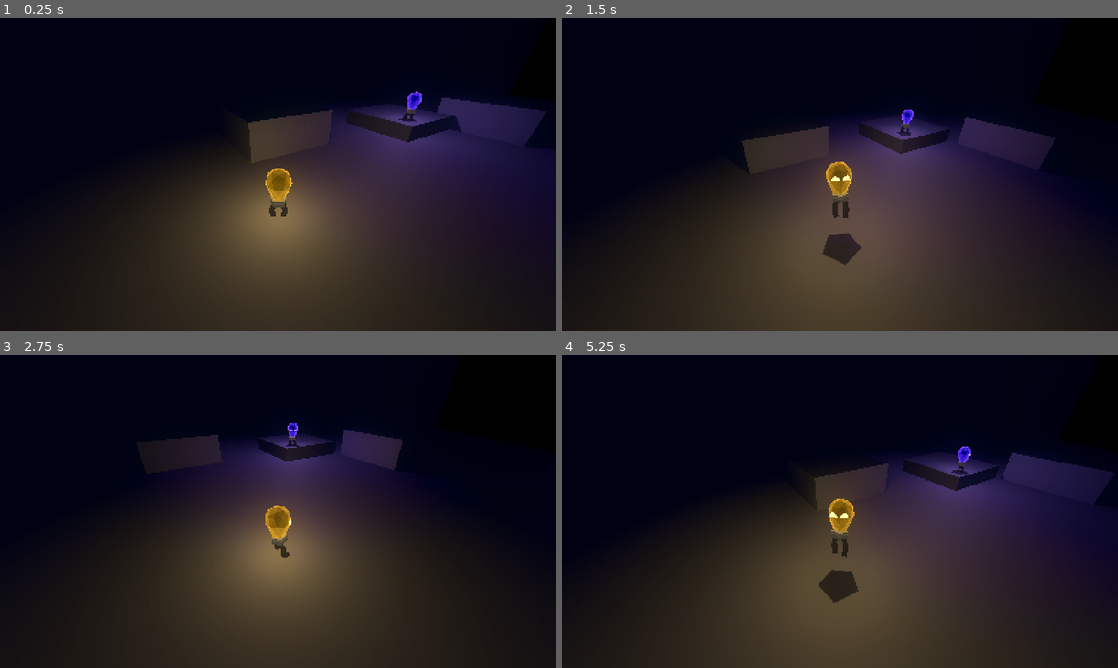
Above: before the commit, frames 1-4 (two rows, left to right).
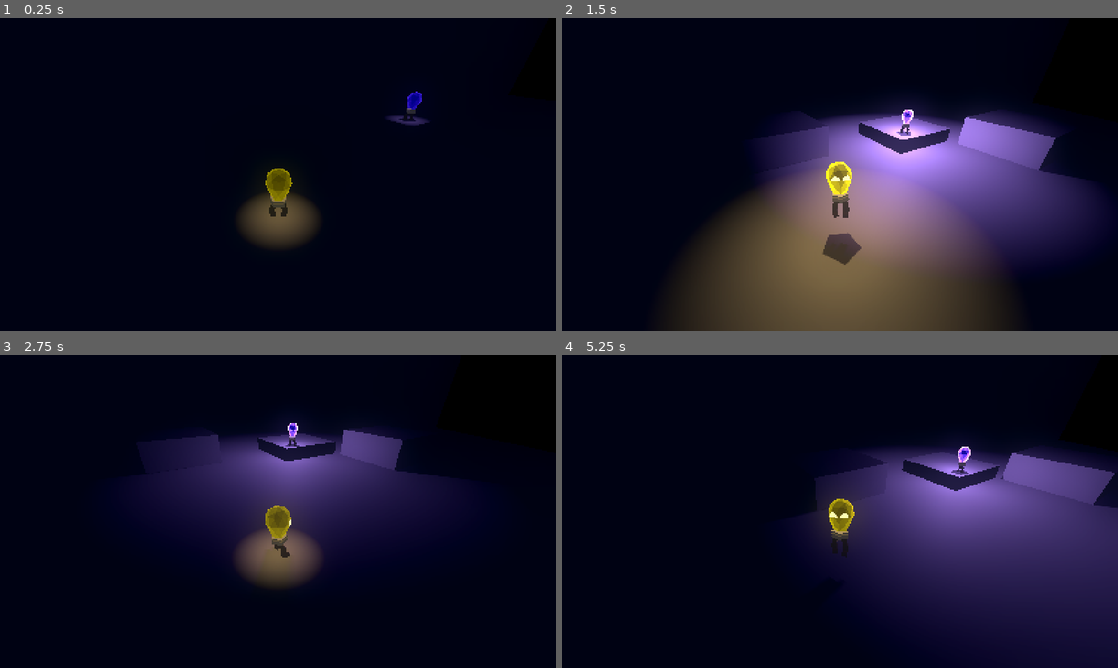
Above: after the commit, the same moments.

Repository: LowPolyFreak/EllieDeesAdventure
Game: Godot game, scene res://Scenes/main.tscn
The game is run twice, just before and just after one commit, with the same random seed, the same clock (stepped at 60 frames per second) and the same inputs.
Inputs:
- Up to frame 1 (0.25 s): no input
- Up to frame 2 (1.5 s): hold D (right_p1) 0.53-1.28 s; hold Shift (glow_p1) 0.53-1.28 s; tap Space (jump_p1) at 0.77 s; tap Keypad 0 (glow_p2) at 0.8, 1.35 s; hold S (down_p1) from 1.28 s (still down)
- Up to frame 3 (2.75 s): tap Space (jump_p1) at 1.52 s; tap Shift (glow_p1) at 1.55 s; release S (down_p1) at 2.03 s; hold D (right_p1) from 2.03 s (still down); hold Keypad 0 (glow_p2) from 2.03 s (still down); tap Down (down_p2) at 2.1 s
- Up to frame 4 (5.25 s): release D (right_p1) at 2.78 s; release Keypad 0 (glow_p2) at 2.78 s; hold W (up_p1) 2.78-3.53 s; tap Shift (glow_p1) at 2.85, 4.55 s; tap Space (jump_p1) at 3.02, 3.77, 4.52 s; hold Keypad 0 (glow_p2) 3.53-4.28 s; hold A (left_p1) 3.53-5.03 s; tap Left (left_p2) at 4.35 s; hold S (down_p1) from 5.03 s (still down); hold Keypad 0 (glow_p2) from 5.03 s (still down); tap Right (right_p2) at 5.1 s

The runs differ from the first frame. In frame 1, 50% of the frame differs, in the area x 8-100%, y 23-100%; in frame 2, 36%; in frame 3, 42%; in frame 4, 51%, in the area x 0-100%, y 29-100%.

Commit message:
Glow first pass

Diff:
--- a/Material/bulb.tres
+++ b/Material/bulb.tres
@@ -5,7 +5,7 @@
 [resource]
 render_priority = 0
 shader = ExtResource("1_bkqvd")
-shader_parameter/albedo = Color(0.244646, 0.169268, 0, 1)
-shader_parameter/fresnel_color = Color(1, 0.721009, 0.2273, 1)
-shader_parameter/intensity = 0.7
+shader_parameter/albedo = Color(0.209404, 0.186939, 1.20327e-07, 1)
+shader_parameter/fresnel_color = Color(0.854609, 0.797432, 0, 1)
+shader_parameter/intensity = 0.5
 shader_parameter/amount = 1.0
--- a/Material/bulb_uv.tres
+++ b/Material/bulb_uv.tres
@@ -7,5 +7,5 @@
 shader = ExtResource("1_tm0m2")
 shader_parameter/albedo = Color(0, 0, 0.44, 1)
 shader_parameter/fresnel_color = Color(0.6745, 0.37, 1, 1)
-shader_parameter/intensity = 1.0
-shader_parameter/amount = 0.8
+shader_parameter/intensity = 0.5
+shader_parameter/amount = 1.0
--- a/Scenes/ellie.tscn
+++ b/Scenes/ellie.tscn
@@ -120,17 +120,17 @@
 [node name="EllieModel" parent="." instance=ExtResource("2_mu1gt")]
 
 [node name="Skeleton3D" parent="EllieModel/Armature" index="0"]
-bones/0/position = Vector3(0.0115135, 0.476884, -0.0286268)
-bones/0/rotation = Quaternion(-0.00746549, -0.00198191, -0.00146914, 0.999969)
-bones/1/rotation = Quaternion(0.0570156, -0.149089, 0.971128, 0.177291)
+bones/0/position = Vector3(0.00799516, 0.489715, -0.0159125)
+bones/0/rotation = Quaternion(0.00274923, -0.000838283, -0.000818663, 0.999996)
+bones/1/rotation = Quaternion(0.0525817, -0.138982, 0.975834, 0.160212)
 bones/1/scale = Vector3(1, 1, 1)
-bones/2/rotation = Quaternion(0.473837, -0.00377819, 0.221467, 0.852301)
-bones/3/rotation = Quaternion(-0.871201, -0.0167913, -0.0268572, 0.489904)
+bones/2/rotation = Quaternion(0.438067, -0.00388017, 0.204749, 0.875306)
+bones/3/rotation = Quaternion(-0.852034, -0.0288166, -0.0355077, 0.521485)
 bones/3/scale = Vector3(1, 1, 1)
-bones/4/rotation = Quaternion(-0.0375488, -0.155598, 0.976119, -0.14687)
+bones/4/rotation = Quaternion(-0.0407878, -0.142568, 0.978963, -0.140151)
 bones/4/scale = Vector3(1, 1, 1)
-bones/5/rotation = Quaternion(0.482438, 0.00375203, -0.225487, 0.846401)
-bones/6/rotation = Quaternion(-0.877804, 0.0212022, 0.06404, 0.474247)
+bones/5/rotation = Quaternion(0.444004, 0.00386398, -0.207524, 0.871653)
+bones/6/rotation = Quaternion(-0.85673, 0.0307697, 0.0601971, 0.511316)
 bones/6/scale = Vector3(1, 1, 1)
 bones/7/position = Vector3(-0.187498, 0.245262, -0.282433)
 bones/8/position = Vector3(-0.170884, 0.0506439, 0.0332276)
@@ -143,7 +143,11 @@
 bones/10/scale = Vector3(1, 1, 1)
 
 [node name="BoneAttachment3D" parent="EllieModel/Armature/Skeleton3D" index="0"]
-transform = Transform3D(0.999988, 0.00296778, -0.00394176, -0.0029086, 0.999884, 0.0149363, 0.00398563, -0.0149247, 0.999881, 0.0115135, 0.476884, -0.0286268)
+transform = Transform3D(0.999997, 0.00163271, -0.00168106, -0.00164193, 0.999984, -0.00549706, 0.00167206, 0.00549981, 0.999983, 0.00799516, 0.489715, -0.0159125)
+
+[node name="OmniLight3D" parent="EllieModel/Armature/Skeleton3D/BoneAttachment3D" index="0"]
+light_energy = 0.25
+omni_range = 2.0
 
 [node name="Bulb" parent="EllieModel/Armature/Skeleton3D" index="1"]
 mesh = SubResource("ArrayMesh_so272")
--- a/Scenes/main.tscn
+++ b/Scenes/main.tscn
@@ -40,6 +40,21 @@
 [sub_resource type="ConcavePolygonShape3D" id="ConcavePolygonShape3D_ts4oa"]
 data = PackedVector3Array(-2.5, 1, 2.5, 2.5, 1, 2.5, -2.5, -1, 2.5, 2.5, 1, 2.5, 2.5, -1, 2.5, -2.5, -1, 2.5, 2.5, 1, - …(428 unchanged characters)…
 
+[sub_resource type="Animation" id="Animation_mrj8u"]
+length = 0.001
+tracks/0/type = "value"
+tracks/0/imported = false
+tracks/0/enabled = true
+tracks/0/path = NodePath(".:position")
+tracks/0/interp = 1
+tracks/0/loop_wrap = true
+tracks/0/keys = {
+"times": PackedFloat32Array(0),
+"transitions": PackedFloat32Array(1),
+"update": 0,
+"values": [Vector3(8.22636, 1, -3.33793)]
+}
+
 [sub_resource type="Animation" id="Animation_8w1xf"]
 resource_name = "new_animation"
 length = 4.0
@@ -55,21 +70,6 @@
 "transitions": PackedFloat32Array(1, 1, 1),
 "update": 0,
 "values": [Vector3(8.22636, 1, -3.33793), Vector3(9.81005, 1, -0.663364), Vector3(8.22636, 1, -3.33793)]
-}
-
-[sub_resource type="Animation" id="Animation_mrj8u"]
-length = 0.001
-tracks/0/type = "value"
-tracks/0/imported = false
-tracks/0/enabled = true
-tracks/0/path = NodePath(".:position")
-tracks/0/interp = 1
-tracks/0/loop_wrap = true
-tracks/0/keys = {
-"times": PackedFloat32Array(0),
-"transitions": PackedFloat32Array(1),
-"update": 0,
-"values": [Vector3(8.22636, 1, -3.33793)]
 }
 
 [sub_resource type="AnimationLibrary" id="AnimationLibrary_uhvqq"]
--- a/Scripts/player.gd
+++ b/Scripts/player.gd
@@ -4,15 +4,24 @@
 @export var rotation_speed := 2
 @export var player_1 := true
 
-@onready var ellie_model = $EllieModel
+@export var default_energy = 0.5
+@export var glow_energy = 2.0
+@export var default_light_range = 2
+@export var glow_light_range = 15
+
 @onready var animation_tree = $AnimationTree
 @onready var camera_follow = $SpringArmPivot/SpringArm3D/CameraFollow
+@onready var omni_light_3d = $EllieModel/Armature/Skeleton3D/BoneAttachment3D/OmniLight3D
+@onready var ellie_model = $EllieModel
+@onready var bulb_mat = $EllieModel/Armature/Skeleton3D/Bulb.get_active_material(1) as ShaderMaterial
 
 const SPEED = 5.0
 const JUMP_VELOCITY = 12
 
 var last_direction = Vector3.FORWARD
 var in_air = false
+
+var starting_glow = false
 
 func _ready():
 	if !player_1:
@@ -58,6 +67,24 @@
 
 	move_and_slide()
 
+	if bool(Input.is_action_pressed("glow_p1") and player_1) or bool(Input.is_action_pressed("glow_p2") and !player_1):
+		if !starting_glow:
+			omni_light_3d.light_energy = lerpf(omni_light_3d.light_energy, glow_energy + 10, delta * 30)
+			omni_light_3d.omni_range = lerpf(omni_light_3d.omni_range, glow_light_range + 1, delta * 30)
+			bulb_mat.set_shader_parameter("intensity", lerpf(bulb_mat.get_shader_parameter("intensity"), 7.0, delta * 30))
+			if omni_light_3d.light_energy >= glow_energy + 9:
+				starting_glow = true
+		else:
+			omni_light_3d.light_energy = lerpf(omni_light_3d.light_energy, glow_energy, delta * 15)
+			omni_light_3d.omni_range = lerpf(omni_light_3d.omni_range, glow_light_range, delta * 15)
+			bulb_mat.set_shader_parameter("intensity", lerpf(bulb_mat.get_shader_parameter("intensity"), 3.5, delta * 15))
+	else:
+		starting_glow = false
+		omni_light_3d.light_energy = lerpf(omni_light_3d.light_energy, default_energy, delta * 5)
+		omni_light_3d.omni_range = lerpf(omni_light_3d.omni_range, default_light_range, delta * 5)
+		bulb_mat.set_shader_parameter("intensity", lerpf(bulb_mat.get_shader_parameter("intensity"), 0.5, delta * 5))
+
+
 	# Handle jump.
 	if Input.is_action_just_pressed("ui_cancel"):
 		get_tree().quit()
